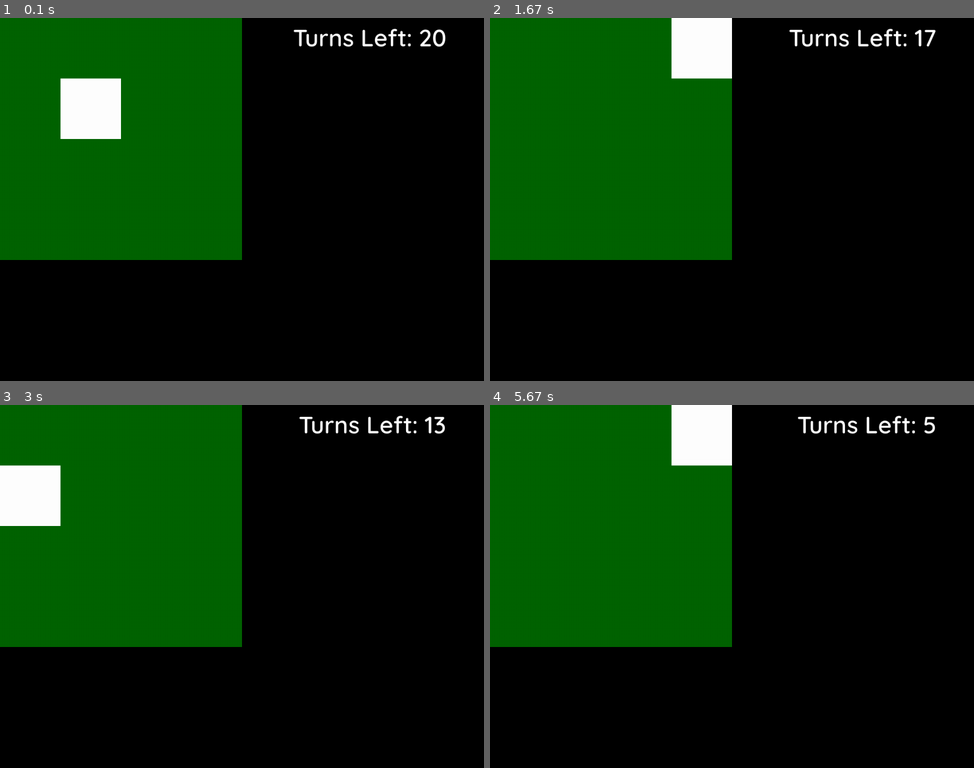
Above: before the commit, frames 1-4 (two rows, left to right).
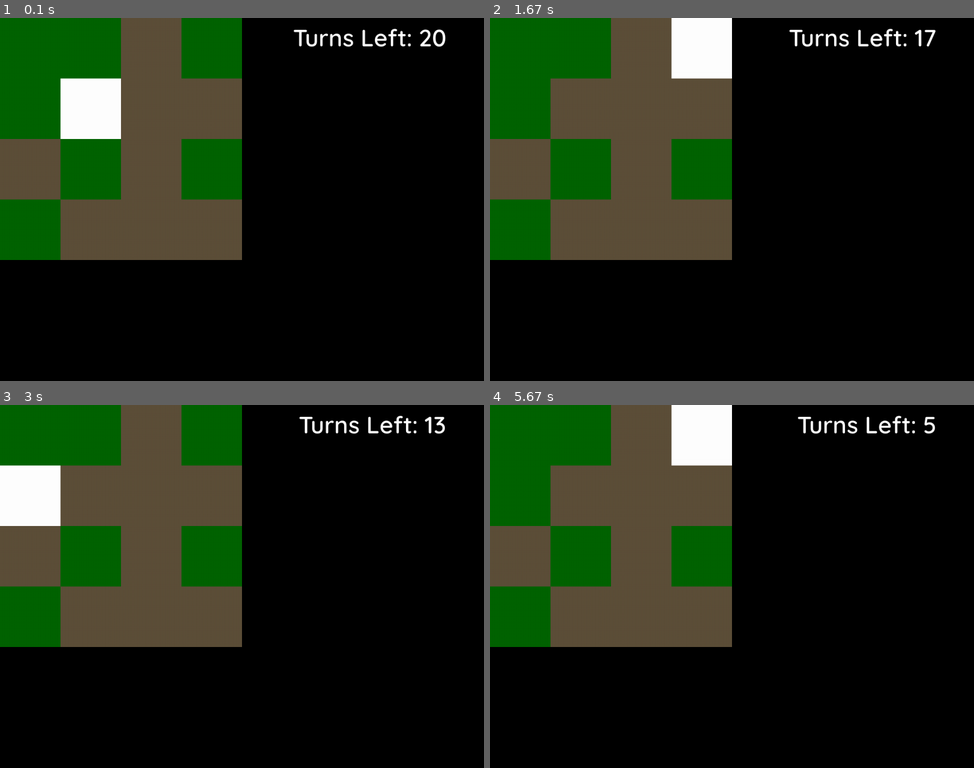
Above: after the commit, the same moments.

Repository: WyattSt/group-2
Game: pygame game, started from Invisible Stalker Improved/main.py
Same seed, same stepped clock (60 frames per second), same inputs: the game is played once before the commit and once after it.
Inputs:
- Up to frame 1 (0.1 s): no input
- Up to frame 2 (1.67 s): hold D 0.33-0.8 s; hold W 0.83-1.13 s; hold D 1.17-1.63 s
- Up to frame 3 (3 s): hold A 1.67-2.2 s; hold S 2.23-2.53 s; hold A 2.57-2.97 s
- Up to frame 4 (5.67 s): hold W 3-3.37 s; hold D 3.4-4.03 s; hold S 4.07-4.43 s; hold A 4.47-4.93 s; hold D 4.97-5.43 s; hold W from 5.47 s (still down)

The runs differ from the first frame. In frame 1, 17% of the frame differs, in the area x 0-50%, y 0-67%; in frame 2, 19%; in frame 3, 19%; in frame 4, 19%.

Commit message:
Level One completed, fully functional

Diff:
--- a/Invisible Stalker Improved/main.py
+++ b/Invisible Stalker Improved/main.py
@@ -81,14 +81,54 @@
                 Wall(self, x, y)
 
         # WOOD PLACEMENT
-##        for x in range(0, 4):
-##            for y in range(0, 4):
-##                Wood(self, x ,y)
+        for x in range(1, 4):
+            for y in range(1, 2):
+                Wood(self, x ,y)
+
+        for x in range(1, 4):
+            for y in range(3, 4):
+                Wood(self, x ,y)
+
+        for x in range(0,1):
+            for y in range(2,3):
+                Wood(self, x, y)
+
+        for x in range(2, 3):
+            for y in range(0,1):
+                Wood(self, x, y)
+
+        for x in range(2, 3):
+            for y in range(2,3):
+                Wood(self, x, y)
 
         # GRASS PLACEMENT
-        for x in range(0, 4):
-            for y in range(0,4):
-                Grass(self, x , y)
+        for x in range(0, 2):
+            for y in range(0,1):
+                Grass(self, x, y)
+
+        for x in range(0, 1):
+            for y in range(0,1):
+                Grass(self, x, y)
+
+        for x in range(0, 1):
+            for y in range(1,2):
+                Grass(self, x, y)
+
+        for x in range(0, 1):
+            for y in range(3,4):
+                Grass(self, x, y)
+
+        for x in range(3, 4):
+            for y in range(0,1):
+                Grass(self, x, y)
+
+        for x in range(1, 2):
+            for y in range(2,3):
+                Grass(self, x, y)
+
+        for x in range(3, 4):
+            for y in range(2,3):
+                Grass(self, x, y)
 
         self.player = Player(self, 1, 1)
         #self.stalker = Stalker(self, random.choice([i for i in range(0,4) if i not in[1]]) , random.choice([i for i in range(0,4) if i not in [1]]))
